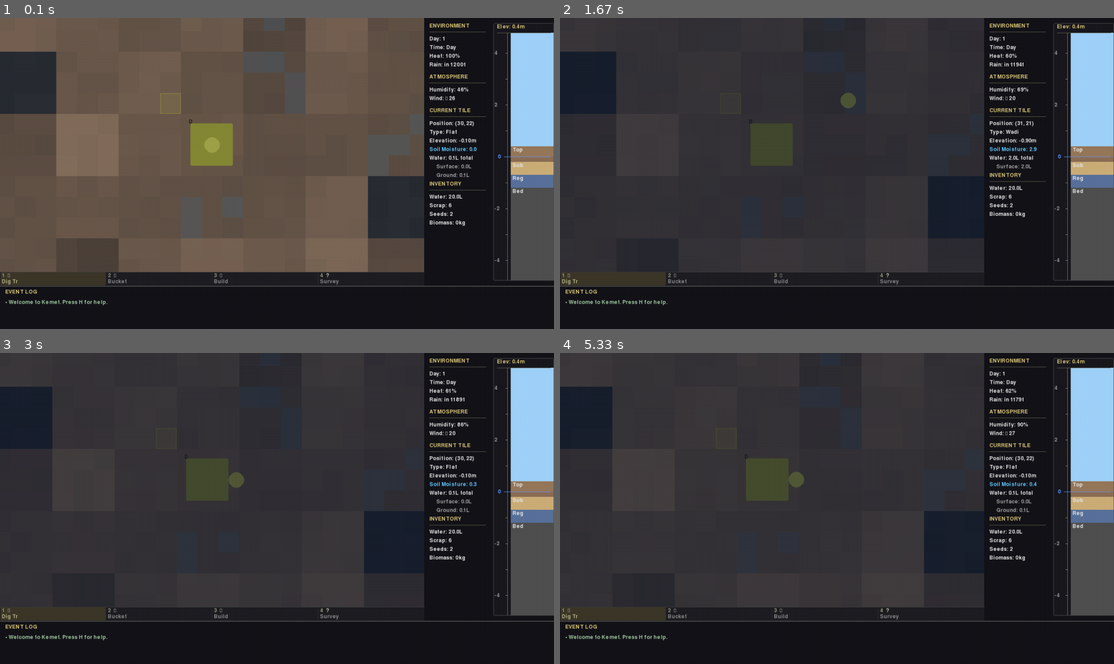
Above: before the commit, frames 1-4 (two rows, left to right).
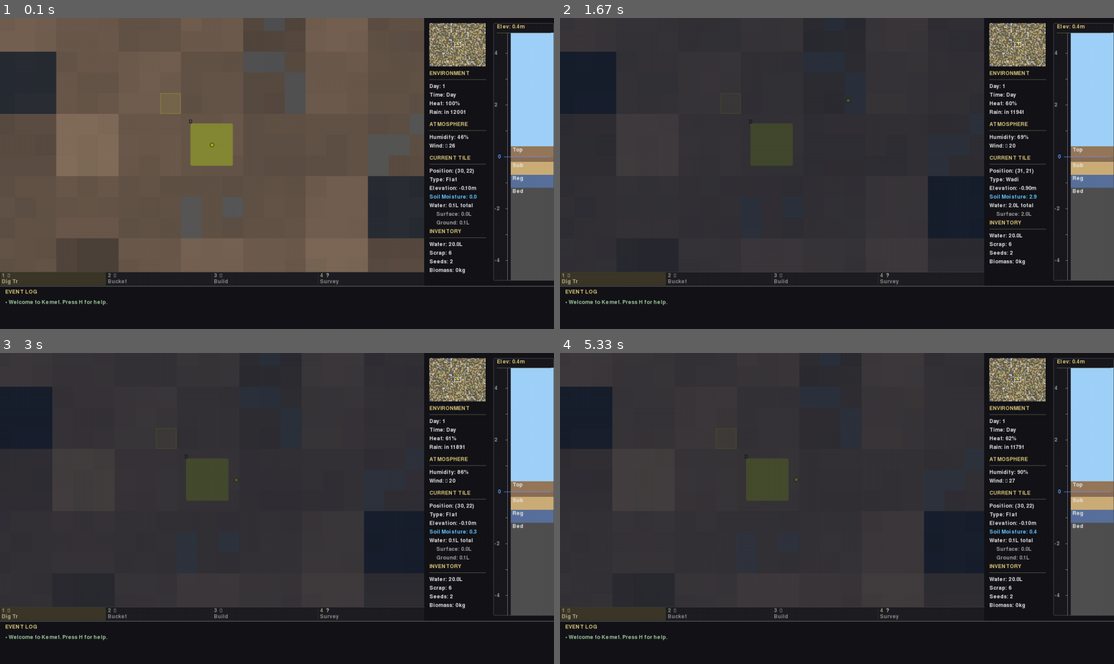
Above: after the commit, the same moments.

Repository: TimPasquini/Kemet
Game: pygame game, started from pygame_runner.py
Two runs of this game, one before a commit and one after it. Both use one fixed random seed, a clock stepped at 60 frames per second and the inputs below.
Inputs:
- Up to frame 1 (0.1 s): no input
- Up to frame 2 (1.67 s): hold D 0.33-0.8 s; hold W 0.83-1.3 s; hold D from 1.33 s (still down)
- Up to frame 3 (3 s): release D at 1.8 s; hold A 1.83-2.37 s; hold S 2.4-2.87 s; hold A from 2.9 s (still down)
- Up to frame 4 (5.33 s): release A at 3.37 s; hold W 3.4-3.87 s; hold D 3.9-4.53 s; hold S 4.57-5.03 s; hold A from 5.07 s (still down)

The runs differ from the first frame. In frame 1, 3.4% of the frame differs, in the area x 36-88%, y 1-83%; in frame 2, 3.3%; in frame 3, 3.4%; in frame 4, 3.4%.

Commit message:
Implement Minimap and Zoom functionality
- Added Camera zoom support (set_zoom, coordinate conversion updates).
- Added Minimap rendering (render/minimap.py).
- Added Player renderer (render/player_renderer.py).
- Updated pygame_runner to handle zoom inputs (+/-, scroll) and render minimap.
- Updated documentation and roadmap.

KNOWN ISSUES (Zoom Feature):
- The tile and subtile grids get un-synchronized in position after multiple zooms in and out.
- Depots and water seem to scale.
- Player size never scales.
- UI selector square never scales.
- Other buildings seem to disappear outside the initial zoom level.
- Trench square highlights disappear outside initial zoom.
- Regardless of zoom level, it *looks* like the subsquares never change size (aka the background render of the squares).

Diff:
--- a/camera.py
+++ b/camera.py
@@ -43,6 +43,9 @@
     # Tile size for coordinate conversions
     tile_size: int = 32
 
+    # Zoom level (1.0 = 100%, 0.5 = 50% size / 2x view area, 2.0 = 200% size)
+    zoom: float = 1.0
+
     def set_world_bounds(self, world_width_tiles: int, world_height_tiles: int, tile_size: int) -> None:
         """Set the world bounds based on tile dimensions."""
         self.world_pixel_width = world_width_tiles * tile_size
@@ -54,10 +57,15 @@
         self.viewport_width = width
         self.viewport_height = height
 
+    def set_zoom(self, zoom_level: float) -> None:
+        """Set zoom level, clamping to reasonable bounds."""
+        self.zoom = max(0.25, min(4.0, zoom_level))
+        self._clamp_to_bounds()
+
     def center_on(self, world_x: float, world_y: float) -> None:
         """Center the camera on a world position."""
-        self.world_x = world_x - self.viewport_width / 2
-        self.world_y = world_y - self.viewport_height / 2
+        self.world_x = world_x - (self.viewport_width / self.zoom) / 2
+        self.world_y = world_y - (self.viewport_height / self.zoom) / 2
         self._clamp_to_bounds()
 
     def center_on_tile(self, tile_x: int, tile_y: int) -> None:
@@ -75,38 +83,49 @@
         margin_x = self.viewport_width * margin
         margin_y = self.viewport_height * margin
 
-        # Calculate target position in viewport space
+        # Viewport extent in world units depends on zoom
+        view_w_world = self.viewport_width / self.zoom
+        view_h_world = self.viewport_height / self.zoom
+
+        # Calculate target position relative to camera
         vx = world_x - self.world_x
         vy = world_y - self.world_y
 
-        # Only adjust if outside the margin
-        if vx < margin_x:
-            self.world_x = world_x - margin_x
-        elif vx > self.viewport_width - margin_x:
-            self.world_x = world_x - (self.viewport_width - margin_x)
-
-        if vy < margin_y:
-            self.world_y = world_y - margin_y
-        elif vy > self.viewport_height - margin_y:
-            self.world_y = world_y - (self.viewport_height - margin_y)
+        # Margin in world units (approximate for smooth feel)
+        world_margin_x = margin_x / self.zoom
+        world_margin_y = margin_y / self.zoom
+
+        if vx < world_margin_x:
+            self.world_x = world_x - world_margin_x
+        elif vx > view_w_world - world_margin_x:
+            self.world_x = world_x - (view_w_world - world_margin_x)
+
+        if vy < world_margin_y:
+            self.world_y = world_y - world_margin_y
+        elif vy > view_h_world - world_margin_y:
+            self.world_y = world_y - (view_h_world - world_margin_y)
 
         self._clamp_to_bounds()
 
     def _clamp_to_bounds(self) -> None:
         """Clamp camera position to world bounds."""
-        max_x = max(0, self.world_pixel_width - self.viewport_width)
-        max_y = max(0, self.world_pixel_height - self.viewport_height)
+        # Visible world width/height
+        visible_w = self.viewport_width / self.zoom
+        visible_h = self.viewport_height / self.zoom
+
+        max_x = max(0, self.world_pixel_width - visible_w)
+        max_y = max(0, self.world_pixel_height - visible_h)
 
         self.world_x = max(0, min(self.world_x, max_x))
         self.world_y = max(0, min(self.world_y, max_y))
 
     def world_to_viewport(self, world_x: float, world_y: float) -> Tuple[float, float]:
         """Convert world coordinates to viewport coordinates."""
-        return world_x - self.world_x, world_y - self.world_y
+        return (world_x - self.world_x) * self.zoom, (world_y - self.world_y) * self.zoom
 
     def viewport_to_world(self, vp_x: float, vp_y: float) -> Tuple[float, float]:
         """Convert viewport coordinates to world coordinates."""
-        return vp_x + self.world_x, vp_y + self.world_y
+        return (vp_x / self.zoom) + self.world_x, (vp_y / self.zoom) + self.world_y
 
     def world_to_tile(self, world_x: float, world_y: float) -> Tuple[int, int]:
         """Convert world pixel coordinates to tile coordinates."""
@@ -158,11 +177,11 @@
         start_y = max(0, int(self.world_y // sub_size))
 
         end_x = min(
-            int((self.world_x + self.viewport_width) // sub_size) + 1,
+            int((self.world_x + (self.viewport_width / self.zoom)) // sub_size) + 1,
             world_sub_width
         )
         end_y = min(
-            int((self.world_y + self.viewport_height) // sub_size) + 1,
+            int((self.world_y + (self.viewport_height / self.zoom)) // sub_size) + 1,
             world_sub_height
         )
 
@@ -184,11 +203,11 @@
 
         # Calculate end tiles (add 1 for partial tiles at edge)
         end_x = min(
-            int((self.world_x + self.viewport_width) // self.tile_size) + 1,
+            int((self.world_x + (self.viewport_width / self.zoom)) // self.tile_size) + 1,
             self.world_pixel_width // self.tile_size
         )
         end_y = min(
-            int((self.world_y + self.viewport_height) // self.tile_size) + 1,
+            int((self.world_y + (self.viewport_height / self.zoom)) // self.tile_size) + 1,
             self.world_pixel_height // self.tile_size
         )
 
--- a/keybindings.py
+++ b/keybindings.py
@@ -61,5 +61,6 @@
     "Esc: quit/cancel",
     "LClick: select",
     "RClick: options",
-    "Scroll: log history",
+    "Scroll: zoom / log",
+    "+/-: zoom",
 ]
--- a/pygame_runner.py
+++ b/pygame_runner.py
@@ -77,7 +77,6 @@
 from render import (
     render_map_viewport,
     render_static_background,
-    render_player,
     render_night_overlay,
     render_hud,
     render_inventory,
@@ -87,6 +86,8 @@
     render_event_log,
 )
 from render.map import render_interaction_highlights, redraw_background_rect
+from render.player_renderer import render_player
+from render.minimap import render_minimap
 
 
 def screen_to_virtual(
@@ -186,7 +187,15 @@
 
     # 1. Render map viewport (tiles, structures, features)
     # map_surface is now passed in and reused to avoid per-frame allocation
-    render_map_viewport(map_surface, font, state, camera, tile_size, elevation_range, background_surface)
+    # We pass the scaled tile size to the renderer so it draws at the correct zoom level
+    scaled_tile_size = int(tile_size * camera.zoom)
+
+    # Ensure map surface is large enough for the viewport
+    if map_surface.get_width() != camera.viewport_width or map_surface.get_height() != camera.viewport_height:
+        # This shouldn't happen often if camera viewport is fixed to layout
+        map_surface = pygame.Surface((camera.viewport_width, camera.viewport_height))
+
+    render_map_viewport(map_surface, font, state, camera, scaled_tile_size, elevation_range, background_surface)
 
     # Render interaction highlights (before player, after tiles)
     render_interaction_highlights(
@@ -197,7 +206,7 @@
         toolbar.get_selected_tool(),
     )
 
-    render_player(map_surface, state, camera, player_world_pos, tile_size)
+    render_player(map_surface, state, camera, player_world_pos, scaled_tile_size)
     render_night_overlay(map_surface, state.heat)
 
     # Scale map surface to fit the ui_state's map rect
@@ -214,8 +223,13 @@
     col1_x = sidebar_x + 12
     col2_x = sidebar_x + 160  # 12 (margin) + 130 (text width) + ~18 (gap)
 
-    # Column 1: HUD Stack + Inventory
-    hud_bottom = render_hud(virtual_screen, font, state, col1_x, y_offset)
+    # Minimap (Top of Col 1)
+    minimap_height = 100
+    minimap_rect = pygame.Rect(col1_x, y_offset, 130, minimap_height)
+    render_minimap(virtual_screen, state, camera, minimap_rect)
+
+    # Column 1: HUD Stack + Inventory (Below Minimap)
+    hud_bottom = render_hud(virtual_screen, font, state, col1_x, y_offset + minimap_height + 10)
     render_inventory(virtual_screen, font, state, col1_x, hud_bottom)
 
     # Column 2: Soil profile (show sub-square at cursor target, or player position if no target)
@@ -374,8 +388,22 @@
                     toolbar.cycle_menu_highlight(-scroll_dir)
                 else:
                     virtual_pos = screen_to_virtual(pygame.mouse.get_pos(), screen.get_size())
-                    ui_state.handle_scroll(virtual_pos, scroll_dir, len(state.messages), visible_messages)
+                    # Try to scroll UI first (e.g. log panel)
+                    if not ui_state.handle_scroll(virtual_pos, scroll_dir, len(state.messages), visible_messages):
+                        # If UI didn't consume the scroll, zoom the camera
+                        # scroll_dir is usually 1 (up/in) or -1 (down/out)
+                        zoom_speed = 0.1
+                        camera.set_zoom(camera.zoom + (scroll_dir * zoom_speed))
                 continue
+
+            # Zoom controls (Plus/Minus keys)
+            if event.type == pygame.KEYDOWN:
+                if event.key == pygame.K_EQUALS or event.key == pygame.K_PLUS: # +
+                    camera.set_zoom(camera.zoom + 0.25)
+                    continue
+                elif event.key == pygame.K_MINUS: # -
+                    camera.set_zoom(camera.zoom - 0.25)
+                    continue
 
             # Mouse clicks
             if event.type == pygame.MOUSEBUTTONDOWN and event.button not in (4, 5):
@@ -494,9 +522,8 @@
                 tile_x, tile_y = subgrid_to_tile(sub_x, sub_y)
                 tile = state.tiles[tile_x][tile_y]
 
-                # Block on rock tiles
-                if tile.kind == "rock":
-                    return True
+                # REMOVED: Block on rock tiles
+                # Rock tiles are now passable terrain
 
                 # Check if this specific subsquare has a structure
                 local_x, local_y = get_subsquare_index(sub_x, sub_y)
--- /dev/null
+++ b/render/minimap.py
@@ -0,0 +1,85 @@
+# render/minimap.py
+"""Minimap rendering system."""
+from __future__ import annotations
+
+import pygame
+from typing import TYPE_CHECKING
+
+if TYPE_CHECKING:
+    from main import GameState
+    from camera import Camera
+
+
+def render_minimap(
+    surface: pygame.Surface,
+    state: "GameState",
+    camera: "Camera",
+    rect: pygame.Rect
+) -> None:
+    """Render the minimap to the given surface within the specified rect."""
+
+    # Draw background/border
+    pygame.draw.rect(surface, (20, 20, 25), rect)
+    pygame.draw.rect(surface, (60, 60, 70), rect, 1)
+
+    # Calculate scale
+    # We want to fit the whole map into the rect
+    map_w_tiles = state.width
+    map_h_tiles = state.height
+
+    # Size of a tile on the minimap
+    scale_x = rect.width / map_w_tiles
+    scale_y = rect.height / map_h_tiles
+
+    # Draw tiles (simplified)
+    # For performance on large maps, we might want to cache this surface
+    # and only update it when terrain changes. For now, direct draw is okay for 60x45.
+    for x in range(map_w_tiles):
+        for y in range(map_h_tiles):
+            tile = state.tiles[x][y]
+
+            # Simple color coding
+            color = (100, 100, 80) # Default dirt
+
+            if tile.kind == "rock":
+                color = (80, 80, 80)
+            elif tile.kind == "dune":
+                color = (180, 160, 100)
+            elif tile.kind == "wadi":
+                color = (120, 100, 80)
+            elif tile.kind == "salt":
+                color = (200, 200, 200)
+
+            # Show water
+            if tile.hydration > 5:
+                color = (60, 100, 180)
+
+            # Show depot
+            if tile.depot:
+                color = (200, 50, 50)
+
+            # Draw pixel
+            px = rect.x + int(x * scale_x)
+            py = rect.y + int(y * scale_y)
+            # Draw slightly larger than 1x1 to avoid gaps if scale is non-integer
+            w = max(1, int(scale_x) + 1)
+            h = max(1, int(scale_y) + 1)
+            surface.fill(color, (px, py, w, h))
+
+    # Draw Player
+    player_tile = state.player
+    px = rect.x + int(player_tile[0] * scale_x)
+    py = rect.y + int(player_tile[1] * scale_y)
+    pygame.draw.circle(surface, (255, 255, 0), (px, py), 2)
+
+    # Draw Camera Viewport Frame
+    # Calculate visible range in tiles
+    start_x, start_y, end_x, end_y = camera.get_visible_tile_range()
+
+    view_rect = pygame.Rect(
+        rect.x + start_x * scale_x,
+        rect.y + start_y * scale_y,
+        (end_x - start_x) * scale_x,
+        (end_y - start_y) * scale_y
+    )
+    pygame.draw.rect(surface, (255, 255, 255), view_rect, 1)
--- /dev/null
+++ b/render/player_renderer.py
@@ -0,0 +1,28 @@
+# render/player_renderer.py
+"""Player rendering module."""
+from __future__ import annotations
+
+from typing import TYPE_CHECKING, Tuple
+import pygame
+
+if TYPE_CHECKING:
+    from main import GameState
+    from camera import Camera
+
+def render_player(
+    surface: pygame.Surface,
+    state: "GameState",
+    camera: "Camera",
+    player_world_pos: Tuple[float, float],
+    scaled_tile_size: int
+) -> None:
+    """Render the player character."""
+    px, py = player_world_pos
+    vx, vy = camera.world_to_viewport(px, py)
+
+    # Scale player size with zoom
+    # Base radius 5 (diameter 10) at zoom 1.0, which matches a sub-square size roughly
+    radius = max(3, int(5 * camera.zoom))
+
+    pygame.draw.circle(surface, (255, 255, 0), (int(vx), int(vy)), radius)
+    pygame.draw.circle(surface, (0, 0, 0), (int(vx), int(vy)), radius, 1)
Not shown, changed: claude.md
